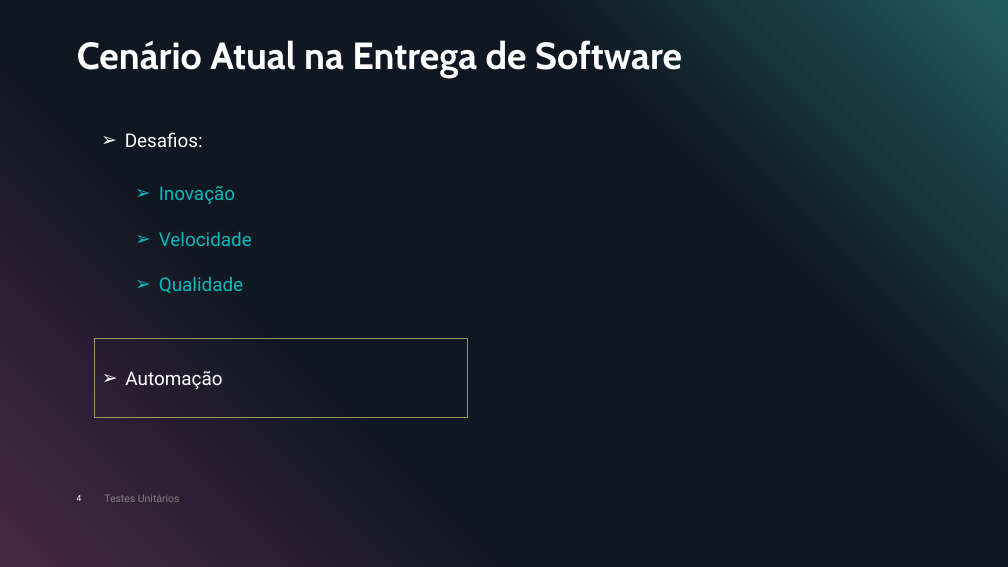
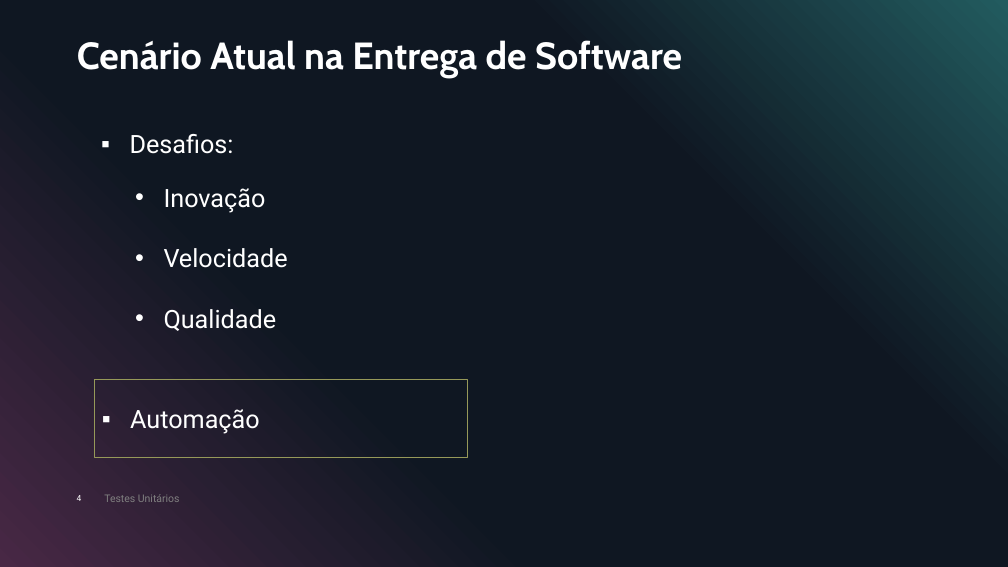
Before and after one commit to gelsongilmar/palestras, a slide deck: slide 4 of Teste Unitário/Porque criar testes unitários.pptx. Drawn at 1008x567 pixels with LibreOffice and Linux fonts; fonts in the diff are those of the drawing. Boxes give left, top, right and bottom in pixels: in the first picture for what was removed or moved away, otherwise in the second. Text is boxed around its words. In the diff, an @@ line names an element or a change of style, - is before the commit and + after.

```diff
--- a/Teste Unitário/Porque criar testes unitários.pptx
+++ b/Teste Unitário/Porque criar testes unitários.pptx
@@ text "Desafios:" at [130, 134, 234, 154]: size 18 to 24 pt; bullet ➢ to ▪ @@
@@ text "Inovação" at [164, 188, 288, 331]: size 18 to 24 pt, text colour #00BBBB to #FFFFFF; bullet ➢ to • @@
@@ rectangle "Automação" at [95, 380, 467, 458]: size 18 to 24 pt; bullet ➢ to ▪ @@
@@ rectangle "Automação": place and size @@
-rectangle "Automação" at [95, 339, 467, 417]
+rectangle "Automação" at [95, 380, 467, 458]
```
Also in this commit, not shown: 6 other slides changed.
